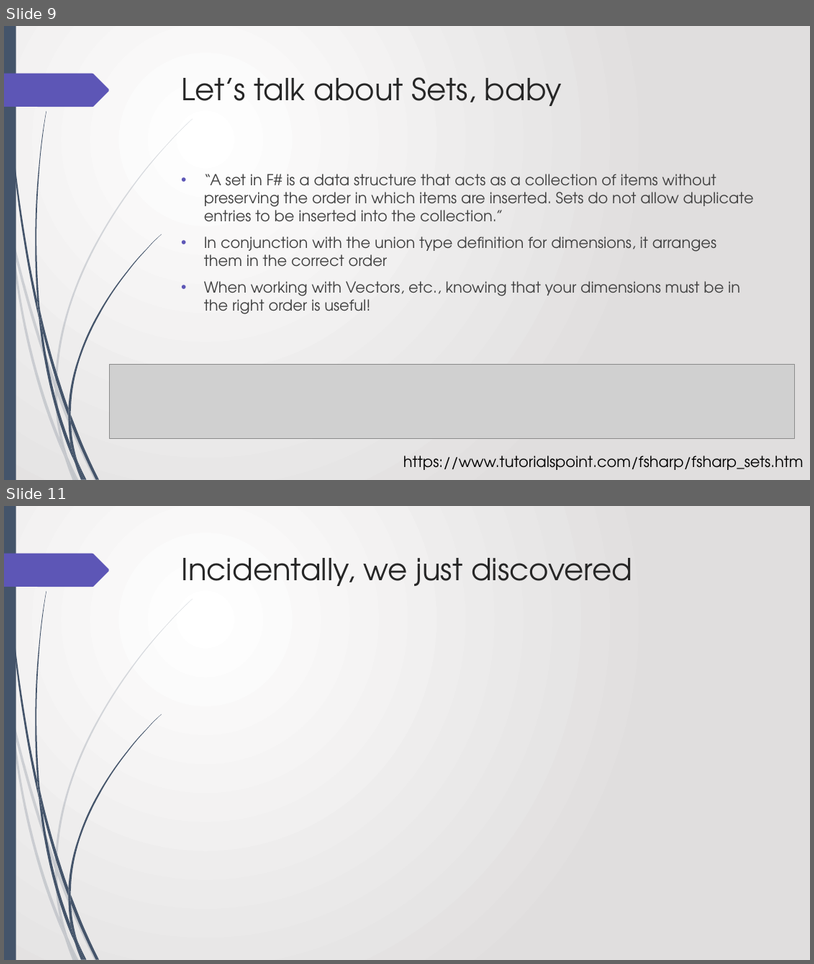
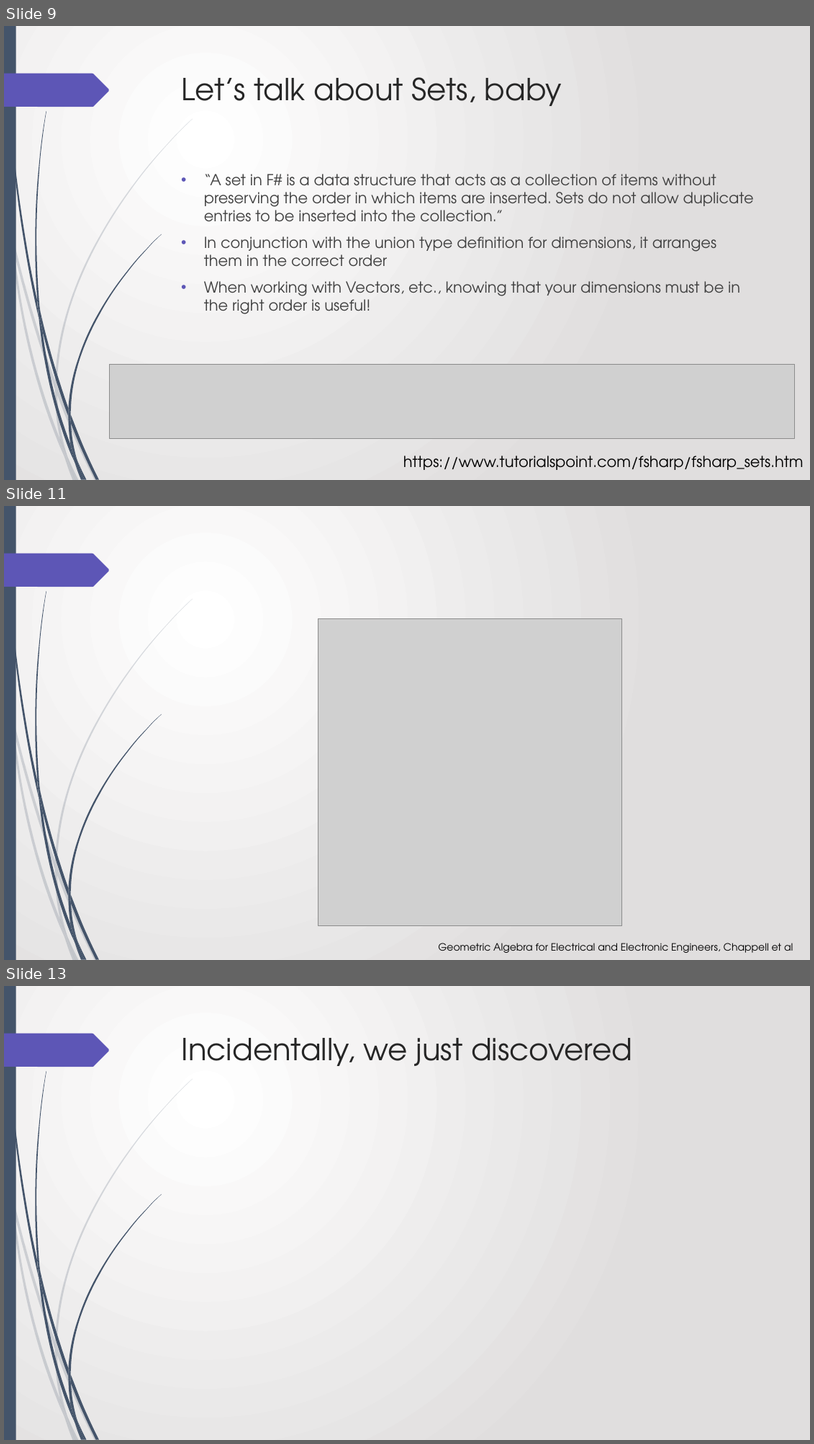
Before and after one commit to ajwillshire/FSharpGA, a slide deck: FSharpGA - 18th July 2019.pptx. Shown one above the other, each under a label of ours: slides 9 and 11 before the commit, slides 9, 11 and 13 after it; the slides between them are not shown. The pictures are 814x964 and 814x1444 pixels, drawn with LibreOffice and Linux fonts; fonts in the diff are those of the drawing; grey boxes stand for pictures. Boxes give left, top, right and bottom in pixels: in the first picture for what was removed or moved away, otherwise in the second. Text is boxed around its words. In the diff, an @@ line names an element or a change of style, - is before the commit and + after.

```diff
--- a/FSharpGA - 18th July 2019.pptx
+++ b/FSharpGA - 18th July 2019.pptx
@@ slide 11 added at <box>4,506,810,960</box>, background gradient #FFFFFF to #E1DFDF; not listed: 24 template elements that a slide beside it also shows @@
@@ picture added at <box>319,618,622,926</box> @@
@@ text added at <box>438,942,793,952</box>, 12 pt, text #000000 @@
+Geometric Algebra for Electrical and Electronic Engineers, Chappell et al
@@ what was slide 11 is now slide 13 @@
```
Also in this commit, not shown: 6 slides changed, 1 other slide added.
